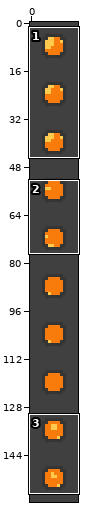
Two versions of one sprite sheet, textures/blocks/cauldron_inner_lava.png. The picture above shows the old version from afar; the outline marks the close-up.
Close-up. Before the edit:
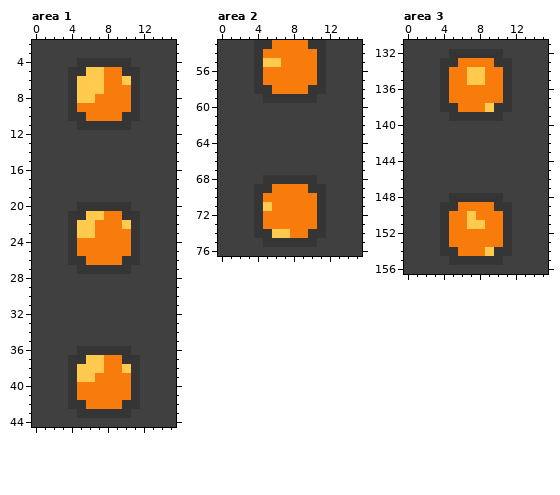
The file is 16x160 pixels. Shown: area 1: x 0..15, y 2..44; area 2: x 0..15, y 53..76; area 3: x 0..15, y 131..156. The commit also changed other parts of the picture, which this record leaves out.
After the commit:
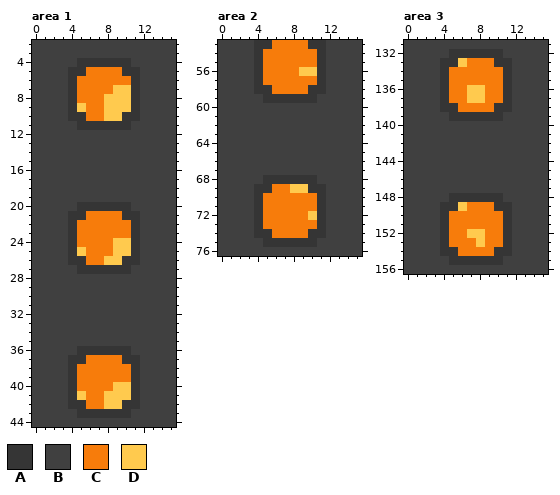
Palette (. is transparent): A #353535  B #404040  C #f77c0b  D #ffca4e
Difference:
Area 1:
The author changed colour D to colour C in row 5 at x 6 to 7; in row 6 at x 5 to 7 and 10; in row 7 at x 5 to 7; in row 8 at x 5 to 6; in row 21 at x 6 to 7; in row 22 at x 5 to 6 and 10.
The author changed colour D to colour C in row 23 at x 5 to 6; in row 37 at x 6 to 7; in row 38 at x 5 to 7 and 10; in row 39 at x 5 to 6.
The author changed colour C to colour D in row 7 at x 9 to 10; in row 8 at x 8 to 10; in row 9 at x 5 and 8 to 10; in row 10 at x 8 to 9; in row 24 at x 9 to 10; in row 25 at x 5 and 9 to 10.
The author changed colour C to colour D in row 26 at x 8 to 9; in row 40 at x 9 to 10; in row 41 at x 5 and 8 to 10; in row 42 at x 8 to 9.
Area 2:
The author changed colour D to colour C in row 55 at x 5 to 6; in row 71 at x 5; in row 74 at x 6 to 7.
The author changed colour C to colour D in row 56 at x 9 to 10; in row 69 at x 8 to 9; in row 72 at x 10.
Area 3:
The author changed colour D to colour C in rows 134 to 135 at x 7 to 8; in row 138 at x 9; in row 150 at x 7; in row 151 at x 7 to 8; in row 154 at x 9.
The author changed colour C to colour D in row 133 at x 6; in rows 136 to 137 at x 7 to 8; in row 149 at x 6; in row 152 at x 7 to 8; in row 153 at x 8.
Where, in picture pixels (left, top, right, bottom), the same in both close-ups:
changed: (77, 67, 131, 121)
changed: (77, 211, 131, 265)
changed: (77, 355, 131, 409)
changed: (263, 58, 317, 76)
changed: (263, 184, 317, 238)
changed: (458, 58, 494, 112)
changed: (458, 202, 494, 256)
